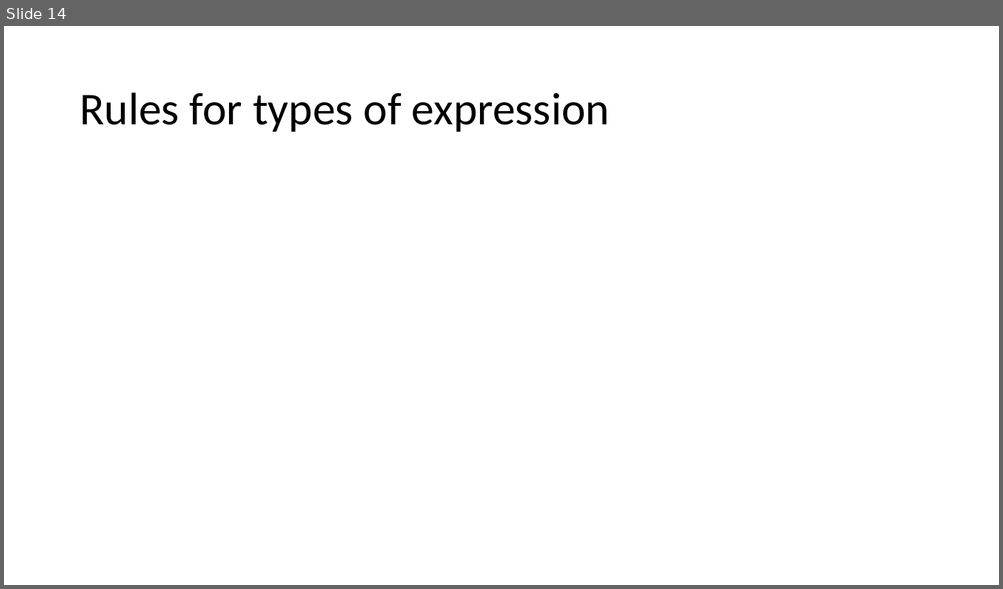
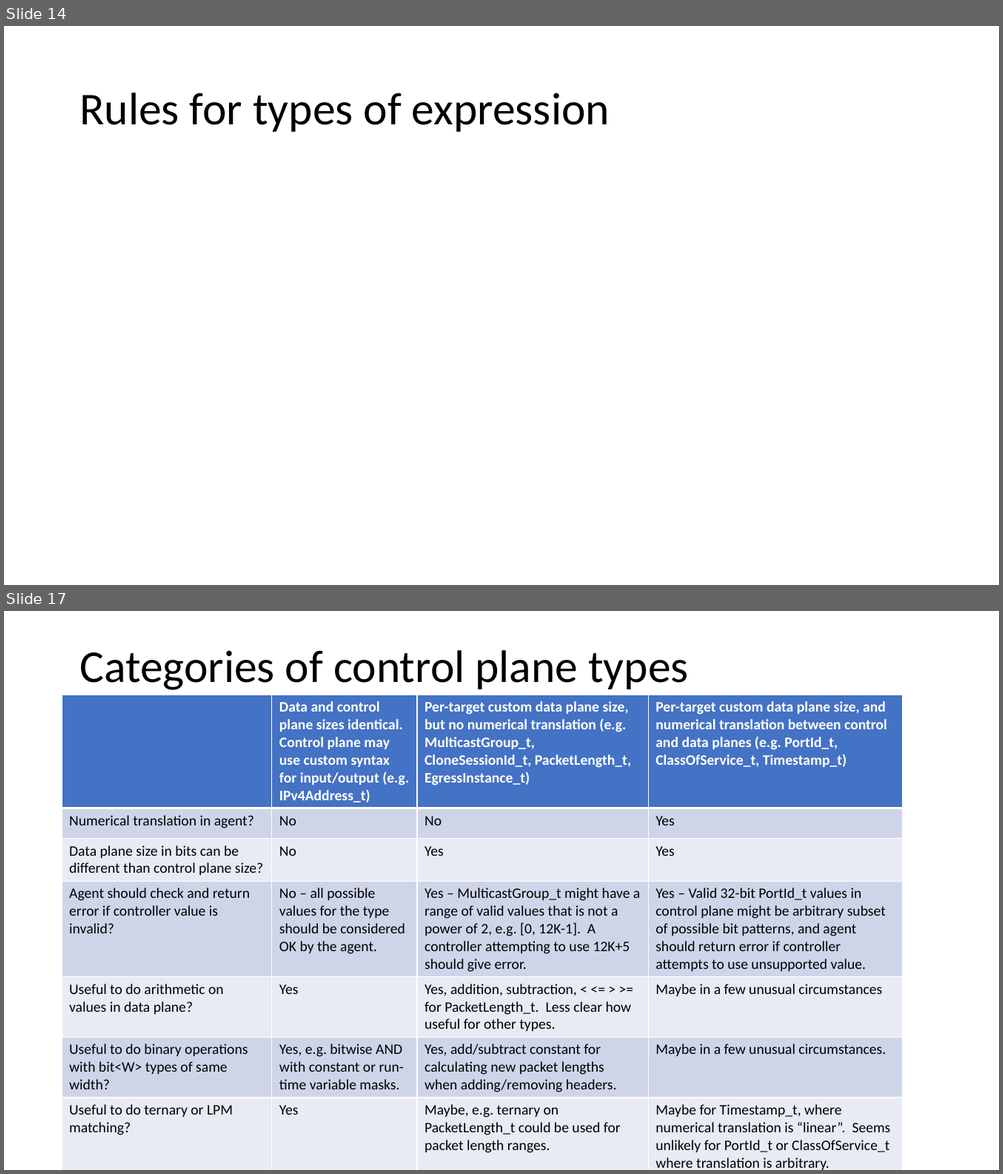
Before and after one commit to jafingerhut/p4-guide, a slide deck: docs/p4runtime-and-psa-target-specific-types.pptx. Shown one above the other, each under a label of ours: slide 14 before the commit, slides 14 and 17 after it; the slides between them are not shown. The pictures are 1003x589 and 1003x1174 pixels, drawn with LibreOffice and Linux fonts; fonts in the diff are those of the drawing. Boxes give left, top, right and bottom in pixels: in the first picture for what was removed or moved away, otherwise in the second. Text is boxed around its words. In the diff, an @@ line names an element or a change of style, - is before the commit and + after.

Commit message:
Some more small edits to P4Runtime and PSA 'control plane types' slides
including a couple at the end summarizing the approach we plan to use.

```diff
--- a/docs/p4runtime-and-psa-target-specific-types.pptx
+++ b/docs/p4runtime-and-psa-target-specific-types.pptx
@@ slide 17 added at (4,611,999,1170), background #FFFFFF @@
@@ title added at (79,650,688,690), 44 pt, text #000000 @@
+Categories of control plane types
@@ table added at (62,695,902,1170), 7 rows, 4 columns @@
+ | Data and control plane sizes identical. Control plane may use custom syntax for input/output (e.g. IPv4Address_t) | Per-target custom data plane size, but no numerical translation (e.g. MulticastGroup_t, CloneSessionId_t, PacketLength_t, EgressInstance_t) | Per-target custom data plane size, and numerical translation between control and data planes (e.g. PortId_t, ClassOfService_t, Timestamp_t)
+Numerical translation in agent? | No | No | Yes
+Data plane size in bits can be different than control plane size? | No | Yes | Yes
+Agent should check and return error if controller value is invalid? | No – all possible values for the type should be considered OK by the agent. | Yes – MulticastGroup_t might have a range of valid values that is not a power of 2, e.g. [0, 12K-1]. A controller attempting to use 12K+5 should give error. | Yes – Valid 32-bit PortId_t values in control plane might be arbitrary subset of possible bit patterns, and agent should return error if controller attempts to use unsupported value.
+Useful to do arithmetic on values in data plane? | Yes | Yes, addition, subtraction, < <= > >= for PacketLength_t. Less clear how useful for other types. | Maybe in a few unusual circumstances
+Useful to do binary operations with bit<W> types of same width? | Yes, e.g. bitwise AND with constant or run-time variable masks. | Yes, add/subtract constant for calculating new packet lengths when adding/removing headers. | Maybe in a few unusual circumstances.
+Useful to do ternary or LPM matching? | Yes | Maybe, e.g. ternary on PacketLength_t could be used for packet length ranges. | Maybe for Timestamp_t, where numerical translation is “linear”. Seems unlikely for PortId_t or ClassOfService_t where translation is arbitrary.
```
Also in this commit, not shown: 6 slides changed, 2 other slides added.
